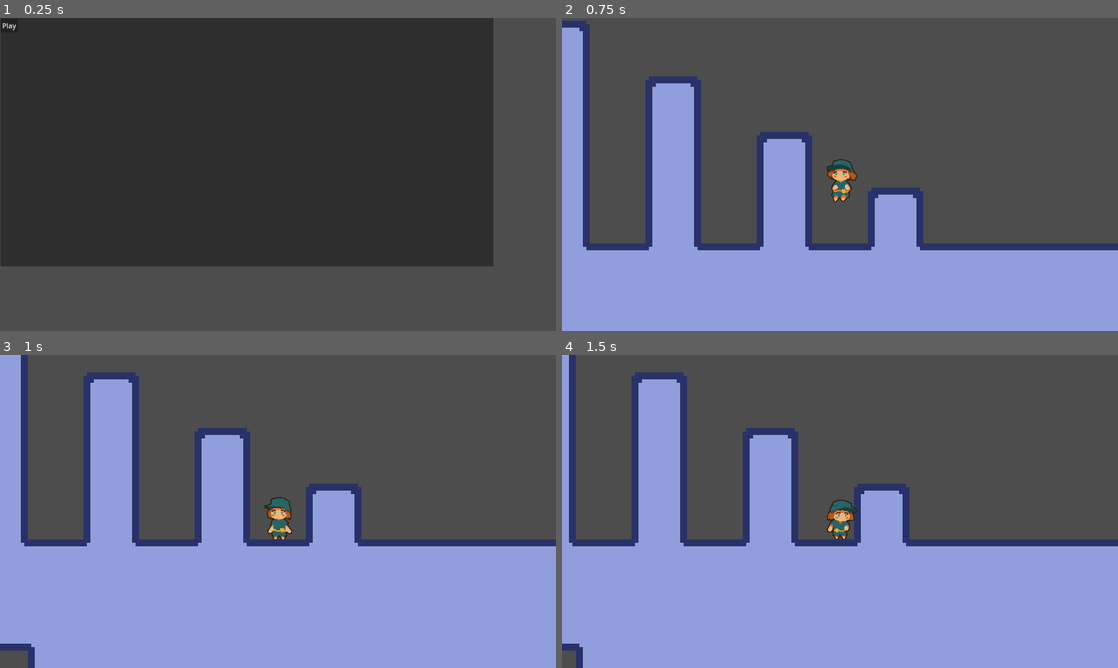
Above: before the commit, frames 1-4 (two rows, left to right).
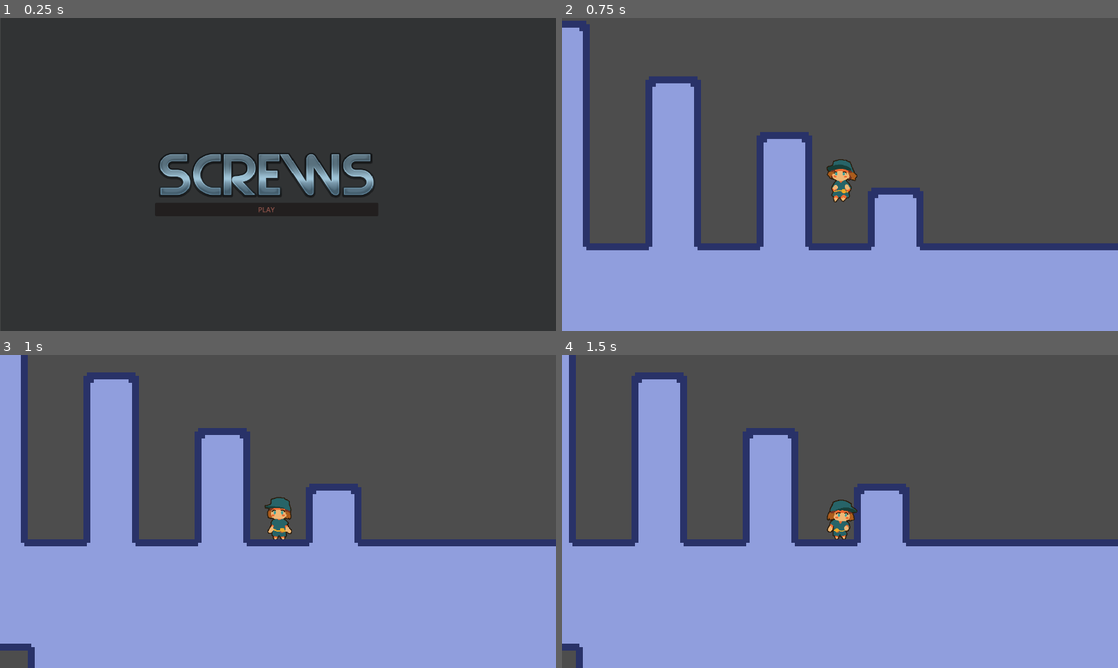
Above: after the commit, the same moments.

Repository: 3k2ng/screws
Game: Godot game, scene res://sources/scenes/title_screen.tscn
Same seed, same stepped clock (60 frames per second), same inputs: the game is played once before the commit and once after it. This scene is started directly instead of the project's main scene. The engine's default icon, where the game draws it, is replaced by a stand-in: a white triangle on a blue panel in a dark square.
Inputs:
- Up to frame 1 (0.25 s): no input
- Up to frame 2 (0.75 s): click "Play" (after the commit: "PLAY") at 0.5 s
- Up to frame 3 (1 s): no input
- Up to frame 4 (1.5 s): hold Right (move_right) from 1.28 s (still down); tap Shift (dash) at 1.35 s

The runs differ from the first frame. In frame 1, 32% of the frame differs, in the area x 0-100%, y 0-100%; in frame 2, nothing differs; in frame 3, nothing differs; in frame 4, nothing differs.

Commit message:
comititng!!!!!!!!!!!!
sdfsfs

Diff:
--- a/sources/objects/player.gd
+++ b/sources/objects/player.gd
@@ -222,4 +222,5 @@
 func hit(knockback):
 	state = HIT
 	velocity.x = knockback
+
 	velocity.y = abs(knockback) * -2
--- /dev/null
+++ b/sources/objects/toast_projectiles.gd
@@ -0,0 +1,12 @@
+extends Node2D
+var vy = -1000
+var vx = 0
+# Called when the node enters the scene tree for the first time.
+func _ready():
+	pass # Replace with function body.
+# Called every frame. 'delta' is the elapsed time since the previous frame.
+func _process(delta):
+	vy += 512 * delta
+	position.y += vy * delta
+	position.x += vx * delta
+	pass
--- /dev/null
+++ b/sources/objects/toast_projectiles.tscn
@@ -0,0 +1,21 @@
+[gd_scene load_steps=4 format=3 uid="uid://c8253nibamgnq"]
+
+[ext_resource type="Script" path="res://sources/objects/toast_projectiles.gd" id="1_wl06f"]
+[ext_resource type="Texture2D" uid="uid://odxtkxa8eybn" path="res://icon.svg" id="1_xtm8l"]
+
+[sub_resource type="RectangleShape2D" id="RectangleShape2D_mrpb4"]
+size = Vector2(32, 29)
+
+[node name="toast_projectiles" type="Node2D"]
+script = ExtResource("1_wl06f")
+
+[node name="Icon" type="Sprite2D" parent="."]
+position = Vector2(86, 42.5)
+scale = Vector2(0.25, 0.226563)
+texture = ExtResource("1_xtm8l")
+
+[node name="Area2D" type="Area2D" parent="."]
+
+[node name="CollisionShape2D" type="CollisionShape2D" parent="Area2D"]
+position = Vector2(86, 42.5)
+shape = SubResource("RectangleShape2D_mrpb4")
--- a/sources/objects/toaster.tscn
+++ b/sources/objects/toaster.tscn
@@ -12,9 +12,9 @@
 [node name="Area2D" type="Area2D" parent="."]
 
 [node name="CollisionShape2D" type="CollisionShape2D" parent="Area2D"]
-position = Vector2(456.5, 141.5)
+position = Vector2(5, 1)
 shape = SubResource("RectangleShape2D_uuhsb")
 
 [node name="Sprite2D" type="Sprite2D" parent="."]
-position = Vector2(457, 141)
+position = Vector2(2, 0)
 texture = ExtResource("2_offy2")
--- a/sources/scenes/title_screen.tscn
+++ b/sources/scenes/title_screen.tscn
@@ -1,6 +1,9 @@
-[gd_scene load_steps=2 format=3 uid="uid://2am4n5y2dgg2"]
+[gd_scene load_steps=4 format=3 uid="uid://2am4n5y2dgg2"]
 
 [ext_resource type="Script" path="res://sources/objects/title_screen.gd" id="1_w61co"]
+[ext_resource type="Texture2D" uid="uid://d1yc77ifjqfxw" path="res://sources/objects/Cool Text - SCREWS 441416979822876.png" id="2_vq8wm"]
+
+[sub_resource type="ImageTexture" id="ImageTexture_qi2up"]
 
 [node name="TitleScreen" type="Control"]
 layout_mode = 3
@@ -12,20 +15,31 @@
 script = ExtResource("1_w61co")
 
 [node name="Panel" type="Panel" parent="."]
+modulate = Color(0.729412, 0.905882, 1, 0.803922)
 layout_mode = 0
 offset_left = 1.0
 offset_top = -1.0
-offset_right = 1136.0
-offset_bottom = 571.0
+offset_right = 1280.0
+offset_bottom = 736.0
 
 [node name="VBoxContainer" type="VBoxContainer" parent="Panel"]
 layout_mode = 0
-offset_top = 3.0
-offset_right = 41.0
-offset_bottom = 40.0
+offset_left = 356.0
+offset_top = 302.0
+offset_right = 870.0
+offset_bottom = 460.0
+alignment = 1
+
+[node name="TextureRect" type="TextureRect" parent="Panel/VBoxContainer"]
+layout_mode = 2
+texture = ExtResource("2_vq8wm")
 
 [node name="Play" type="Button" parent="Panel/VBoxContainer"]
+modulate = Color(1, 0.458824, 0.364706, 1)
 layout_mode = 2
-text = "Play"
+text = "PLAY
+"
+icon = SubResource("ImageTexture_qi2up")
+icon_alignment = 1
 
 [connection signal="pressed" from="Panel/VBoxContainer/Play" to="." method="_on_play_pressed"]
Binary file added: sources/objects/Cool Text - SCREWS 441416979822876.png
Not shown, added: sources/objects/Cool Text - SCREWS 441416979822876.png.import
